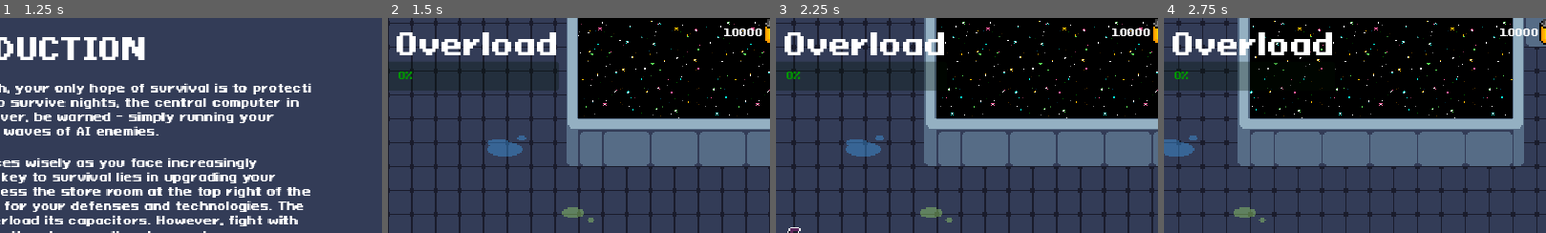
Above: before the commit, frames 1-4 (left to right).
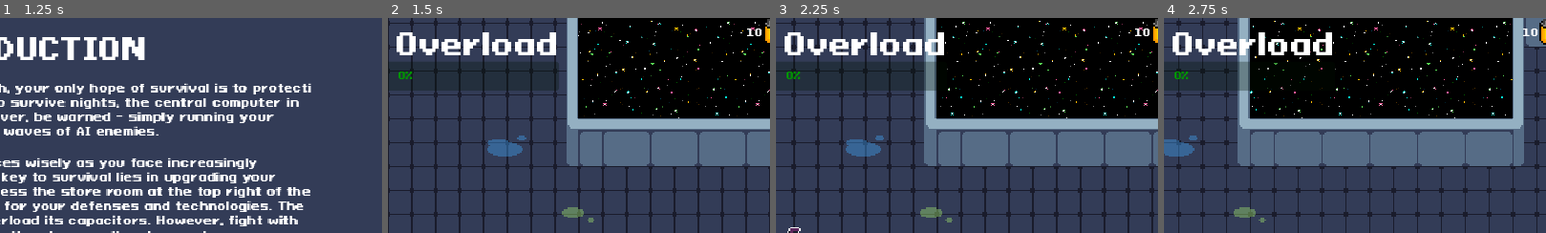
Above: after the commit, the same moments.

Repository: AugustanaCSC380January2024/final-game-solo
Game: Godot game, scene res://Scenes/main_menu.tscn
Same seed, same stepped clock (60 frames per second), same inputs: the game is played once before the commit and once after it. Sound files missing from this copy of the repository are replaced by a short silence.
Inputs (mouse positions are % of the whole screen's width and height, from its top left):
- Up to frame 1 (1.25 s): click "PLAY" at 0.5 s
- Up to frame 2 (1.5 s): click "Continue" at 1.25 s
- Up to frame 3 (2.25 s): tap Enter at 2 s; move the mouse to (72, 45) at 2.02 s; hold D (move_right) from 2.03 s (still down); tap E (interact) at 2.1 s
- Up to frame 4 (2.75 s): keep holding D (move_right)
The pictures show only the part of the screen within x 48-98%, y 0-50%; the shares and areas given below are measured in that part.

Frame 1 is identical in both runs. In frame 2, 0.2% of the frame differs, in the area x 88-98%, y 4-9%; in frame 3, 0.2%; in frame 4, 0.2%.

Commit message:
Added win screen

Diff:
--- a/Scenes/Game.tscn
+++ b/Scenes/Game.tscn
@@ -10,6 +10,7 @@
 [ext_resource type="PackedScene" uid="uid://db5lq5ps2x3a7" path="res://Scenes/store_ui.tscn" id="6_umooq"]
 [ext_resource type="PackedScene" uid="uid://b1glgh8v4uhpv" path="res://Scenes/pause_menu.tscn" id="7_3m5yg"]
 [ext_resource type="PackedScene" uid="uid://dtwyrh14vud6i" path="res://Scenes/battery_count.tscn" id="7_lisl0"]
+[ext_resource type="PackedScene" uid="uid://dls7fao8g2jch" path="res://Scenes/win_screen.tscn" id="10_rjgmj"]
 [ext_resource type="PackedScene" uid="uid://cspwcnb5tsy1s" path="res://Scenes/introduction.tscn" id="10_wbaxq"]
 [ext_resource type="AudioStream" uid="uid://6gwx67gmxtp5" path="res://Music/Rapture (Synthwave).wav" id="12_q4q2j"]
 
@@ -107,6 +108,9 @@
 [node name="StoreUI" parent="CanvasLayer" instance=ExtResource("6_umooq")]
 visible = false
 
+[node name="WinScreen" parent="CanvasLayer" instance=ExtResource("10_rjgmj")]
+visible = false
+
 [node name="Introduction" parent="CanvasLayer" instance=ExtResource("10_wbaxq")]
 
 [node name="PauseMenu" parent="CanvasLayer" instance=ExtResource("7_3m5yg")]
--- /dev/null
+++ b/Scenes/win_screen.tscn
@@ -0,0 +1,95 @@
+[gd_scene load_steps=4 format=3 uid="uid://dls7fao8g2jch"]
+
+[ext_resource type="Script" path="res://Scripts/win_screen.gd" id="1_svojn"]
+
+[sub_resource type="LabelSettings" id="LabelSettings_utdui"]
+font_size = 48
+
+[sub_resource type="LabelSettings" id="LabelSettings_ktlon"]
+font_size = 24
+
+[node name="WinScreen" type="Control"]
+layout_mode = 3
+anchors_preset = 15
+anchor_right = 1.0
+anchor_bottom = 1.0
+grow_horizontal = 2
+grow_vertical = 2
+script = ExtResource("1_svojn")
+
+[node name="ColorRect" type="ColorRect" parent="."]
+layout_mode = 1
+anchors_preset = 15
+anchor_right = 1.0
+anchor_bottom = 1.0
+offset_left = 180.0
+offset_top = 63.0
+offset_right = -180.0
+offset_bottom = -63.0
+grow_horizontal = 2
+grow_vertical = 2
+color = Color(0.2, 0.235294, 0.341176, 1)
+
+[node name="Label" type="Label" parent="."]
+layout_mode = 1
+anchors_preset = 5
+anchor_left = 0.5
+anchor_right = 0.5
+offset_left = -286.5
+offset_top = 100.0
+offset_right = 286.5
+offset_bottom = 159.0
+grow_horizontal = 2
+text = "CONGRATULATIONS!"
+label_settings = SubResource("LabelSettings_utdui")
+
+[node name="Label2" type="Label" parent="."]
+layout_mode = 1
+anchors_preset = 8
+anchor_left = 0.5
+anchor_top = 0.5
+anchor_right = 0.5
+anchor_bottom = 0.5
+offset_left = -370.0
+offset_top = -186.0
+offset_right = 370.0
+offset_bottom = -156.0
+grow_horizontal = 2
+grow_vertical = 2
+text = "You have successfully fought off the AI horde!"
+label_settings = SubResource("LabelSettings_ktlon")
+
+[node name="FreePlay" type="Button" parent="."]
+layout_mode = 1
+anchors_preset = 8
+anchor_left = 0.5
+anchor_top = 0.5
+anchor_right = 0.5
+anchor_bottom = 0.5
+offset_left = -191.0
+offset_top = -41.0
+offset_right = 191.0
+offset_bottom = 41.0
+grow_horizontal = 2
+grow_vertical = 2
+theme_override_font_sizes/font_size = 24
+text = "CONTINUE IN FREEPLAY"
+
+[node name="MainMenu" type="Button" parent="."]
+layout_mode = 1
+anchors_preset = 7
+anchor_left = 0.5
+anchor_top = 1.0
+anchor_right = 0.5
+anchor_bottom = 1.0
+offset_left = -91.0
+offset_top = -255.0
+offset_right = 91.0
+offset_bottom = -192.0
+grow_horizontal = 2
+grow_vertical = 0
+theme_override_font_sizes/font_size = 20
+text = "MAIN MENU"
+
+[connection signal="pressed" from="FreePlay" to="." method="_on_free_play_pressed"]
+[connection signal="pressed" from="MainMenu" to="." method="_on_main_menu_pressed"]
--- a/Scripts/game.gd
+++ b/Scripts/game.gd
@@ -18,6 +18,7 @@
 @onready var round_over_player = $RoundOverPlayer
 @onready var respawner = $CanvasLayer/Respawner
 @onready var store_ui = $CanvasLayer/StoreUI
+@onready var win_screen = $CanvasLayer/WinScreen
 
 signal update_battery_display
 signal update_beacon_health_bar_max
@@ -44,7 +45,7 @@
 	update_beacon_max_label()
 	get_spawn_areas()
 	Input.set_custom_mouse_cursor(crosshair,0,Vector2(32,32))
-	set_batteries(10000)
+	set_batteries(10)
 
 
 func _process(delta):
@@ -105,6 +106,8 @@
 	round_start_label.visible = false
 	print("Round Complete")
 	ambient_music_player.play()
+	if round == 11:
+		win_screen.visible = true
 
 func start_round():
 	if !round_ongoing:
--- a/Scripts/respawner.gd
+++ b/Scripts/respawner.gd
@@ -5,12 +5,12 @@
 @onready var interval = $Interval
 @onready var respawn_player = $RespawnPlayer
 
-@export var respawn_time = 10
+var respawn_time = 5
 
 signal respawned
 
 func respawn():
-	for time in range(10,0,-1):
+	for time in range(respawn_time,0,-1):
 		print(str(time))
 		update_label(time)
 		interval.start()
--- /dev/null
+++ b/Scripts/win_screen.gd
@@ -0,0 +1,12 @@
+extends Control
+@onready var free_play = $FreePlay
+@onready var main_menu = $MainMenu
+
+
+func _on_free_play_pressed():
+	visible = false
+	self.queue_free()
+
+
+func _on_main_menu_pressed():
+	get_tree().change_scene_to_file("res://Scenes/main_menu.tscn")
--- a/project.godot
+++ b/project.godot
@@ -85,3 +85,4 @@
 [rendering]
 
 textures/canvas_textures/default_texture_filter=0
+renderer/rendering_method="gl_compatibility"
Not shown: 1 places in Scenes/Game.tscn that only renumber resources
